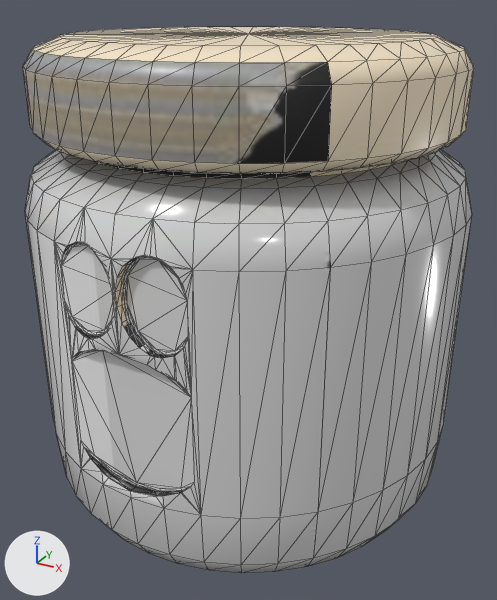
The glTF model yapi/model/royal/kav1.glb, before and after one commit.
The view is the same before and after, from a 50 mm camera at (0.697, -1.268, 0.565) aimed at (0.012, -0.022, -0.058). Arrows for +X, +Y and +Z are at lower left; the lights stay in place. The picture after the commit comes second. Mesh edges are drawn as thin lines. Vertices at exactly the same position are counted once.

Before the edit, the objects in view are built like this:
```python
me_kavanoz = bpy.data.meshes.new('kavanoz')
me_kavanoz.from_pydata(...)  # 974 vertices, 1944 faces; spans x -0.46..0.46, y -0.46..0.46, z -0.5..0.5
# faces by material slot: [768, 520, 328, 328]
me_kavanoz.materials.append(mat_govde)  # picture img_kav1
me_kavanoz.materials.append(mat_kapak)  # picture img_kav1
me_kavanoz.materials.append(mat_pati)  # picture img_kav1
me_kavanoz.materials.append(mat_pati_001)  # picture img_kav1
ob_kavanoz = bpy.data.objects.new('kavanoz', me_kavanoz)
ob_kavanoz.location = (0.0, 0.0, 0.0)
```
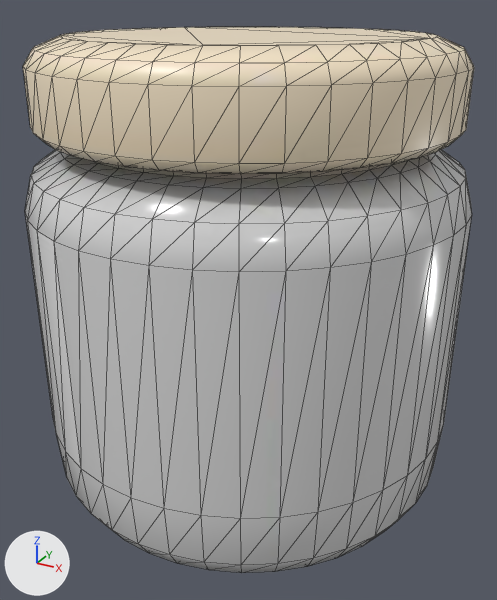
What differs and where, as boxes (x1, y1, x2, y2) in the pictures (497 x 600 px):
part 1 of me_kavanoz, built on: before (54, 207, 201, 515); after (54, 207, 195, 508)
part 2 of me_kavanoz, surface changed (grey to beige): (23, 49, 400, 543) in both

What the commit changed:
Material 'parilti' (mat_parilti) is new.
Its texture is img_kav1.
Its roughness is 0.1.
Its coat weight is 1.0.
Its coat roughness is 0.05.
me_kavanoz is used by ob_kavanoz; location (0.0, 0.0, 0.0).
me_kavanoz had 974 vertices, 1944 faces and spanned x -0.46..0.46, y -0.46..0.46, z -0.5..0.5.
me_kavanoz now has 560 vertices, 1116 faces and spans x -0.46..0.46, y -0.46..0.46, z -0.5..0.5.
me_kavanoz part 1: 208 vertices removed from x -0.132..0.132, y -0.46..-0.44, z -0.285..0.193; 2 vertices added at x -0.072..0.072, y -0.454, z 0.18.
me_kavanoz part 2: 530 kept faces spanning x -0.46..0.46, y -0.46..0.46, z -0.47..0.48 get new texture (UV) coordinates.
Other edits to the shape of me_kavanoz do not show in these pictures.
me_kavanoz no longer uses material mat_pati (picture img_kav1).
me_kavanoz no longer uses material mat_pati_001 (picture img_kav1).
me_kavanoz gains material mat_parilti (picture img_kav1).
